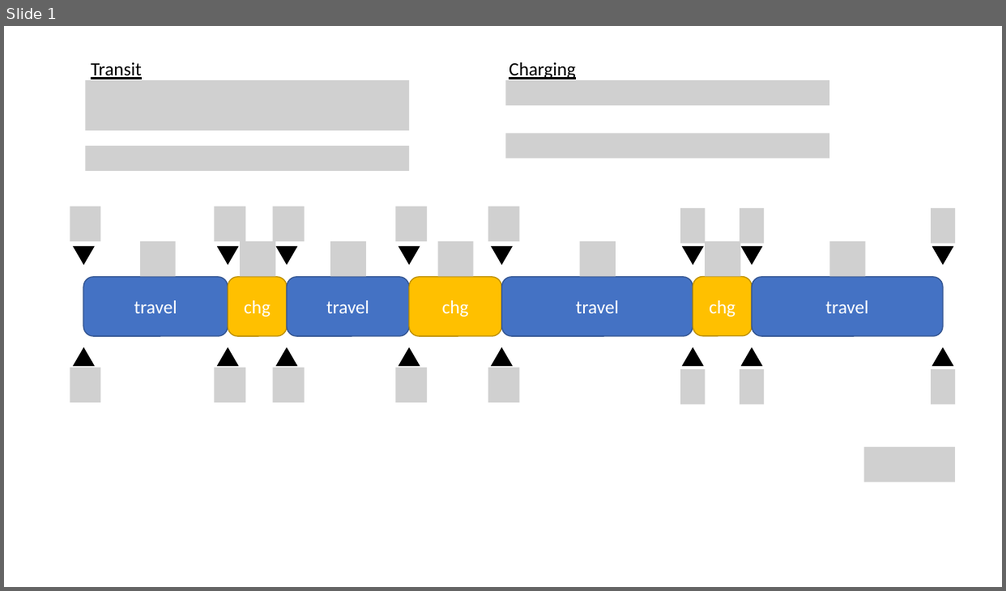
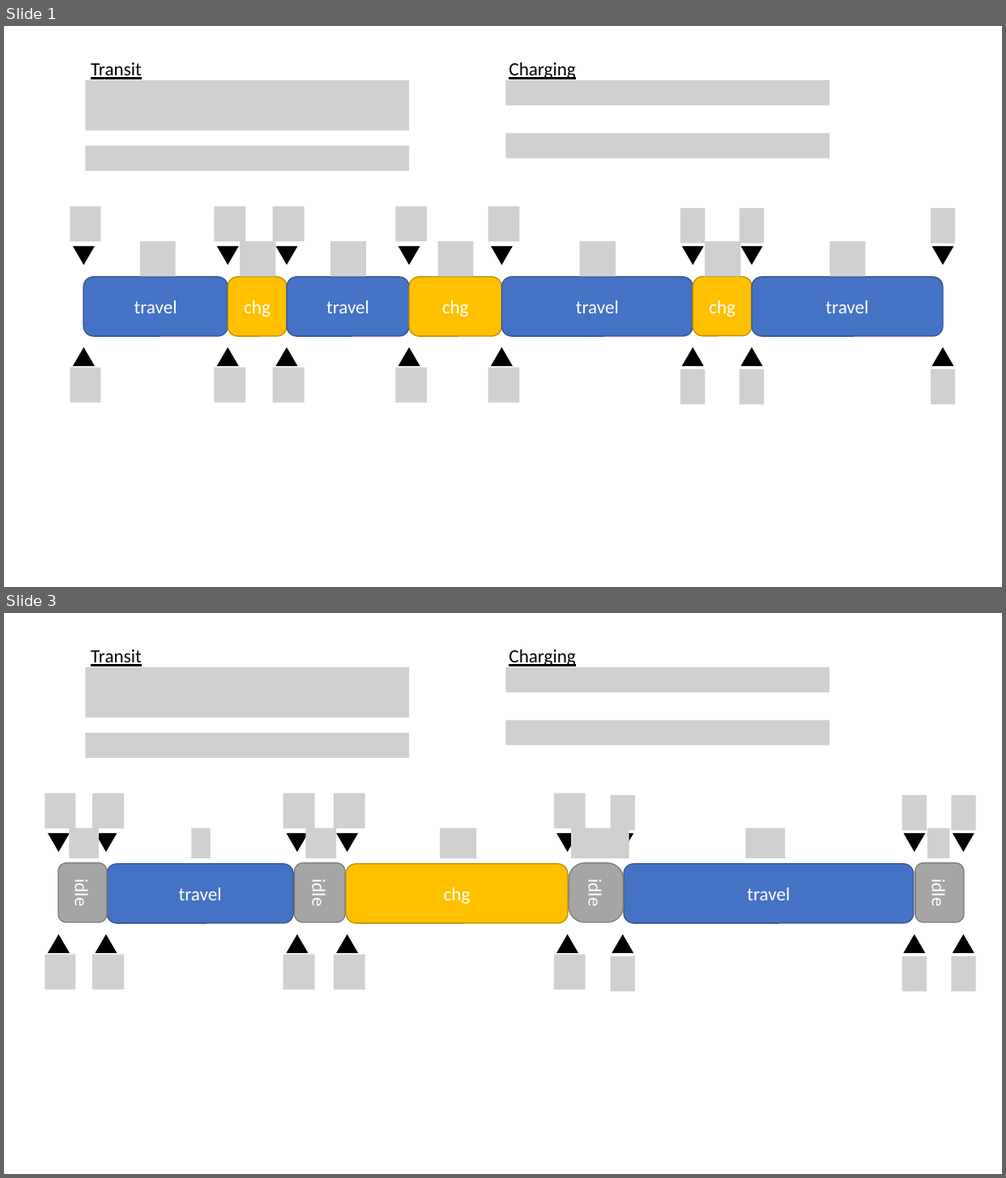
Before and after one commit to viggotw/Optimization, a slide deck: OMLT ferry schedule/graphics.pptx. Shown one above the other, each under a label of ours: slide 1 before the commit, slides 1 and 3 after it; the slides between them are not shown. The pictures are 1006x591 and 1006x1178 pixels, drawn with LibreOffice and Linux fonts; fonts in the diff are those of the drawing; grey boxes stand for pictures. Boxes give left, top, right and bottom in pixels: in the first picture for what was removed or moved away, otherwise in the second. Text is boxed around its words. In the diff, an @@ line names an element or a change of style, - is before the commit and + after.

Commit message:
Add an idle state to the beginning and update powerpoint

```diff
--- a/OMLT ferry schedule/graphics.pptx
+++ b/OMLT ferry schedule/graphics.pptx
@@ slide 3 added at (x1=4, y1=613, x2=1002, y2=1174), background #FFFFFF @@
@@ text added at (x1=91, y1=649, x2=142, y2=668), 18 pt, text #000000, underline @@
+Transit
@@ text added at (x1=509, y1=649, x2=575, y2=668), 18 pt, text #000000, underline @@
+Charging
@@ picture added at (x1=86, y1=667, x2=410, y2=717) @@
@@ picture added at (x1=505, y1=667, x2=829, y2=692) @@
@@ picture added at (x1=86, y1=733, x2=410, y2=758) @@
@@ picture added at (x1=505, y1=720, x2=829, y2=746) @@
@@ group added at (x1=44, y1=794, x2=75, y2=990): 2 triangles, 2 pictures @@
@@ group added at (x1=92, y1=794, x2=124, y2=990): 2 triangles, 2 pictures @@
@@ group added at (x1=283, y1=794, x2=315, y2=990): 2 triangles, 2 pictures @@
@@ group added at (x1=334, y1=794, x2=364, y2=990): 2 triangles, 2 pictures @@
@@ group added at (x1=554, y1=794, x2=586, y2=990): 2 triangles, 2 pictures @@
@@ group added at (x1=611, y1=795, x2=635, y2=992): 2 triangles, 2 pictures @@
@@ group added at (x1=902, y1=795, x2=927, y2=992): 2 triangles, 2 pictures @@
@@ group added at (x1=952, y1=795, x2=977, y2=992): 2 triangles, 2 pictures @@
@@ picture added at (x1=69, y1=828, x2=99, y2=858) @@
@@ picture added at (x1=191, y1=828, x2=210, y2=858) @@
@@ picture added at (x1=305, y1=828, x2=336, y2=858) @@
@@ picture added at (x1=440, y1=828, x2=476, y2=858) @@
@@ picture added at (x1=572, y1=828, x2=629, y2=858) @@
@@ picture added at (x1=746, y1=828, x2=786, y2=858) @@
@@ picture added at (x1=928, y1=828, x2=950, y2=858) @@
@@ rounded rectangle added at (x1=58, y1=863, x2=107, y2=922), fill #A5A5A5, outline #7A7A7A 1 pt, 18 pt, text #FFFFFF @@
+idle
@@ rounded rectangle added at (x1=107, y1=864, x2=293, y2=923), fill #4472C4, outline #325491 1 pt, 18 pt, text #FFFFFF @@
+travel
@@ rounded rectangle added at (x1=295, y1=863, x2=345, y2=922), fill #A5A5A5, outline #7A7A7A 1 pt, 18 pt, text #FFFFFF @@
+idle
@@ rounded rectangle added at (x1=346, y1=864, x2=569, y2=923), fill #FFC000, outline #BD8E00 1 pt, 18 pt, text #FFFFFF @@
+chg
@@ rounded rectangle added at (x1=569, y1=863, x2=623, y2=922), fill #A5A5A5, outline #7A7A7A 1 pt, 18 pt, text #FFFFFF @@
+idle
@@ rounded rectangle added at (x1=624, y1=864, x2=914, y2=923), fill #4472C4, outline #325491 1 pt, 18 pt, text #FFFFFF @@
+travel
@@ rounded rectangle added at (x1=915, y1=863, x2=964, y2=922), fill #A5A5A5, outline #7A7A7A 1 pt, 18 pt, text #FFFFFF @@
+idle
@@ slide 1 changed as well @@
@@ picture removed at (x1=864, y1=446, x2=955, y2=482) @@
```
Also in this commit, not shown: 3 other slides added, 1 other file.
